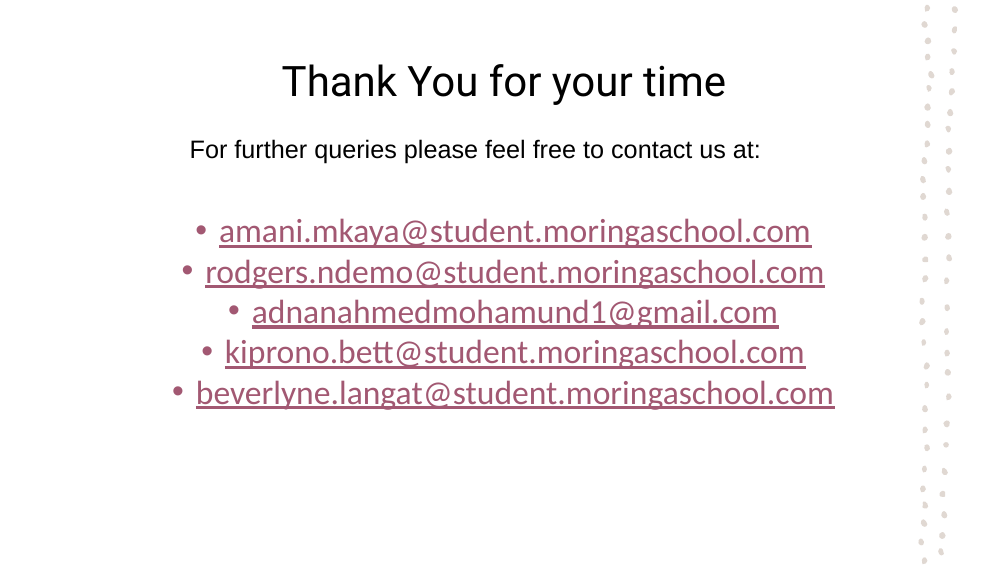
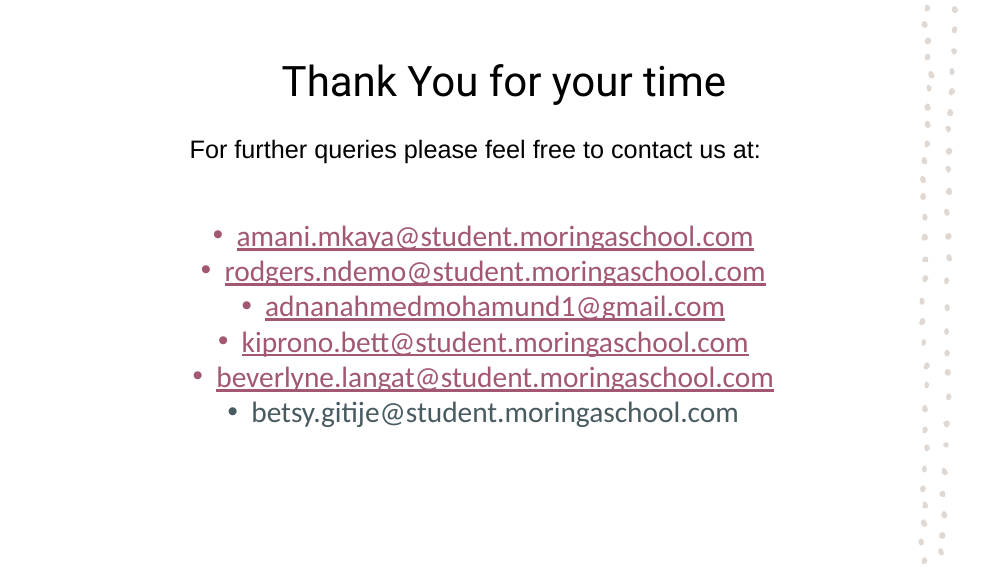
Before and after one commit to Rodgerdev/movies_data_project, a slide deck: slide 19 of Power point presentation/Box_Office_Trend_Analysis.pptx. Drawn at 1008x567 pixels with LibreOffice and Linux fonts; fonts in the diff are those of the drawing. Boxes give left, top, right and bottom in pixels: in the first picture for what was removed or moved away, otherwise in the second. Text is boxed around its words. In the diff, an @@ line names an element or a change of style, - is before the commit and + after.

Commit message:
Added changes in ppt presentation

```diff
--- a/Power point presentation/Box_Office_Trend_Analysis.pptx
+++ b/Power point presentation/Box_Office_Trend_Analysis.pptx
@@ text "amani.mkaya@student.moringaschool.com": place and size @@
-text "amani.mkaya@student.moringaschool.com" at [196, 218, 834, 410]
+text "amani.mkaya@student.moringaschool.com" at [216, 225, 773, 427]
@@ text at [216, 225, 773, 392]: size 32 to 28 pt in "amani.mkaya@student.moringaschool.com", "rodgers.ndemo@student.moringaschool.com", "adnanahmedmohamund1@gmail.com", "kiprono.bett@student.moringaschool.com" and 1 more places @@
@@ text at [251, 401, 738, 427]: paragraph added @@
+• betsy.gitije@student.moringaschool.com
```
Also in this commit, not shown: 1 other file.
